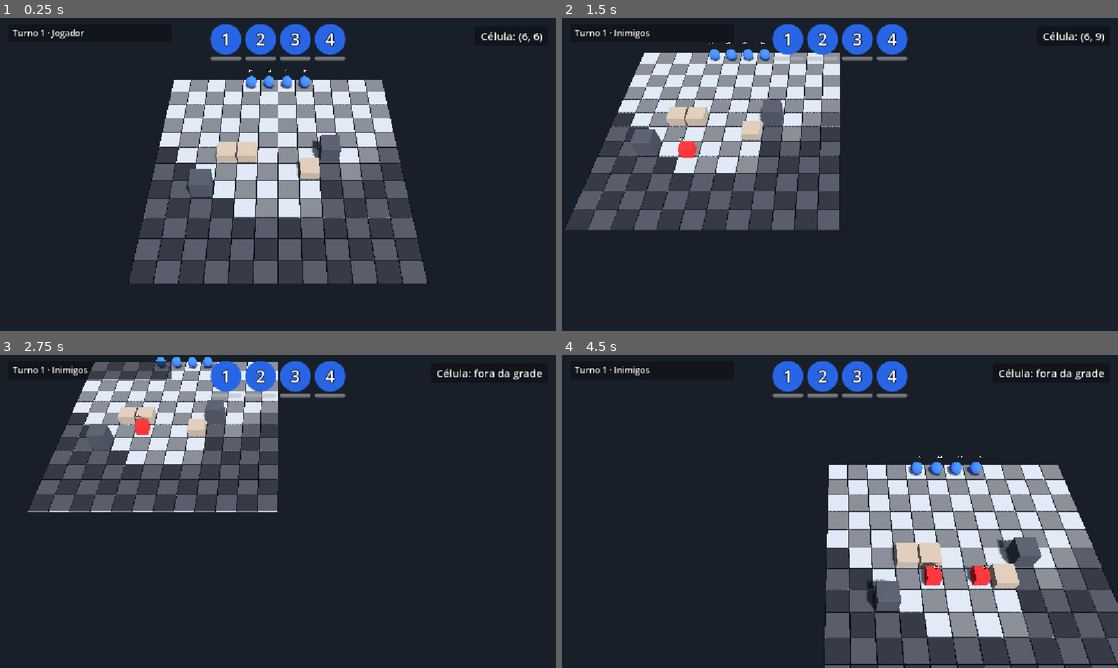
Above: before the commit, frames 1-4 (two rows, left to right).
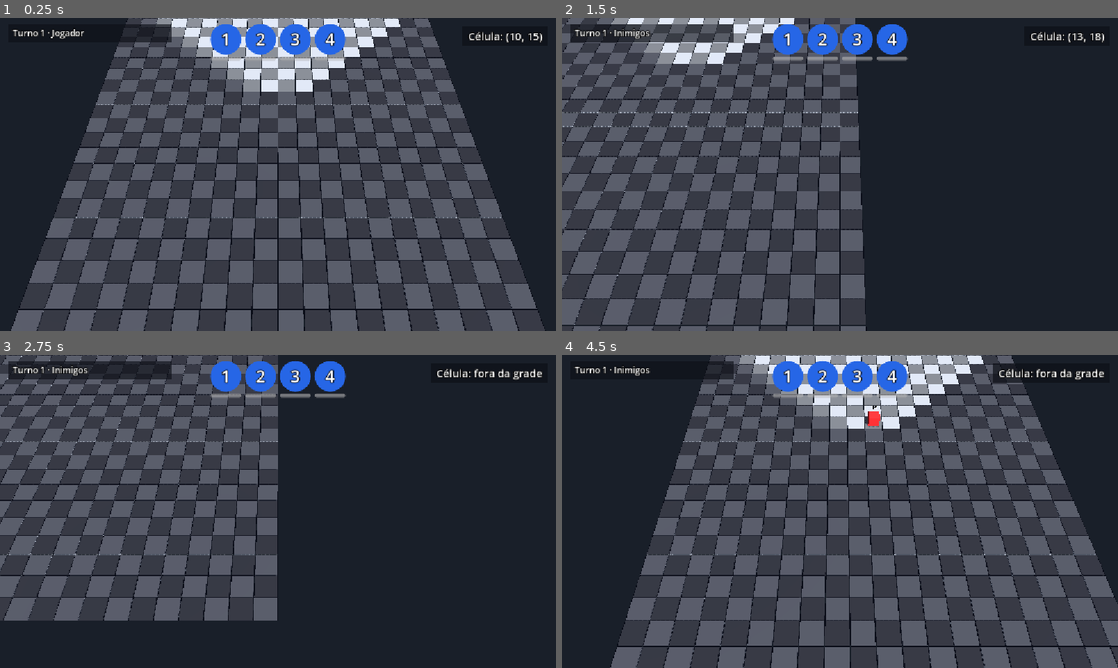
Above: after the commit, the same moments.

Repository: lcf-fernandes/codeName_Phantom1
Game: Godot game, scene res://scenes/tactical/maps/missions/mission_01.tscn
Two runs of this game, one before a commit and one after it. Both use one fixed random seed, a clock stepped at 60 frames per second and the inputs below.
Inputs (mouse positions are in pixels of both pictures, inside the frame that each line leads up to):
- Up to frame 1 (0.25 s): no input
- Up to frame 2 (1.5 s): tap Enter at 0.5, 1.35 s; move the mouse to (962, 158) at 0.52 s; hold D 0.53-1.28 s; tap R at 0.6 s; click (962, 158) at 0.67 s; tap Space at 0.77 s; move the mouse to (728, 190) at 1.27 s; hold S from 1.28 s (still down)
- Up to frame 3 (2.75 s): tap Space at 1.52 s; move the mouse to (333, 442) at 2.02 s; release S at 2.03 s; hold D from 2.03 s (still down); tap Keypad Enter at 2.1 s
- Up to frame 4 (4.5 s): tap Space at 2.75, 3.02, 3.77 s; move the mouse to (812, 574) at 2.77 s; release D at 2.78 s; hold W 2.78-3.53 s; tap 1 at 2.85 s; click (812, 574) at 2.92 s; move the mouse to (1006, 558) at 3.52 s; hold A from 3.53 s (still down); tap 2 at 3.6 s; move the mouse to (673, 464) at 4.27 s; tap 3 at 4.35 s

The runs differ from the first frame. In frame 1, 68% of the frame differs, in the area x 2-98%, y 0-100%; in frame 2, 37%; in frame 3, 35%; in frame 4, 64%.

Commit message:
mission_01: grade 20x30, posicoes iniciais e sem coberturas

Diff:
--- a/scenes/tactical/maps/missions/mission_01.tscn
+++ b/scenes/tactical/maps/missions/mission_01.tscn
@@ -29,6 +29,8 @@
 
 [node name="GridFloor" type="Node3D" parent="." unique_id=267646674]
 script = ExtResource("1_ioih3")
+grid_width = 20
+grid_depth = 30
 
 [node name="Camera" type="Camera3D" parent="." unique_id=1481658930]
 transform = Transform3D(1, 0, 0, 0, 0.57357645, 0.81915206, 0, -0.81915206, 0.57357645, 0, 31.13, 21.8)
@@ -49,9 +51,11 @@
 
 [node name="Squad" type="Node3D" parent="." unique_id=1320438631]
 script = ExtResource("4_concj")
+spawn_cells = Array[Vector2i]([Vector2i(8, 1), Vector2i(9, 1), Vector2i(10, 1), Vector2i(11, 1)])
 
 [node name="Enemies" type="Node3D" parent="." unique_id=396353534]
 script = ExtResource("5_ya3rt")
+spawn_cells = Array[Vector2i]([Vector2i(5, 13), Vector2i(10, 14), Vector2i(14, 13), Vector2i(6, 27), Vector2i(9, 26), Vector2i(13, 27)])
 
 [node name="SelectionController" type="Node3D" parent="." unique_id=863304068]
 script = ExtResource("6_uhdkj")
@@ -70,6 +74,8 @@
 
 [node name="CoverMap" type="Node3D" parent="." unique_id=283894841]
 script = ExtResource("11_lmdnq")
+low_cover_cells = Array[Vector2i]([])
+high_cover_cells = Array[Vector2i]([])
 debug_cover_test = false
 
 [node name="TargetPreview" type="Node3D" parent="." unique_id=1629287647]
